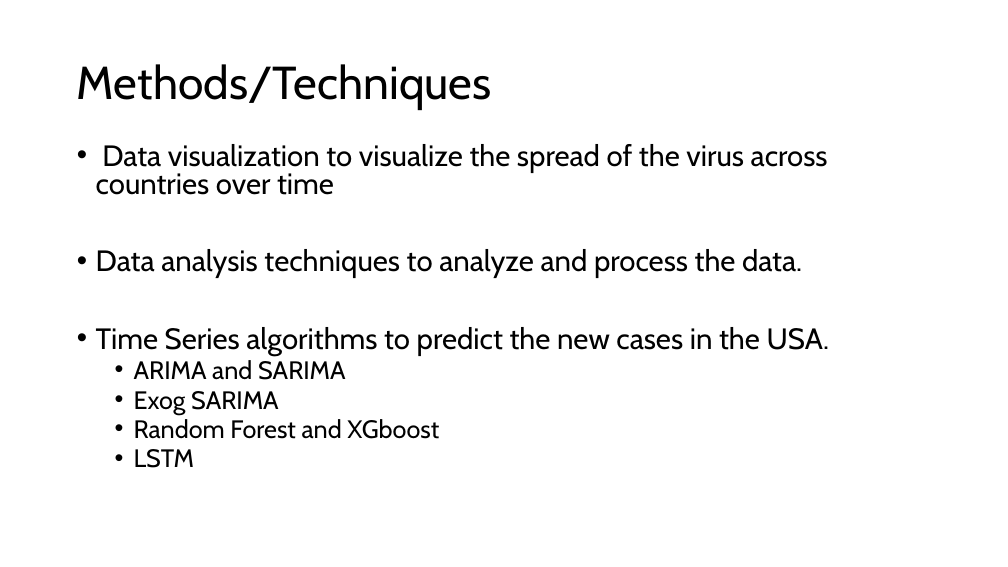
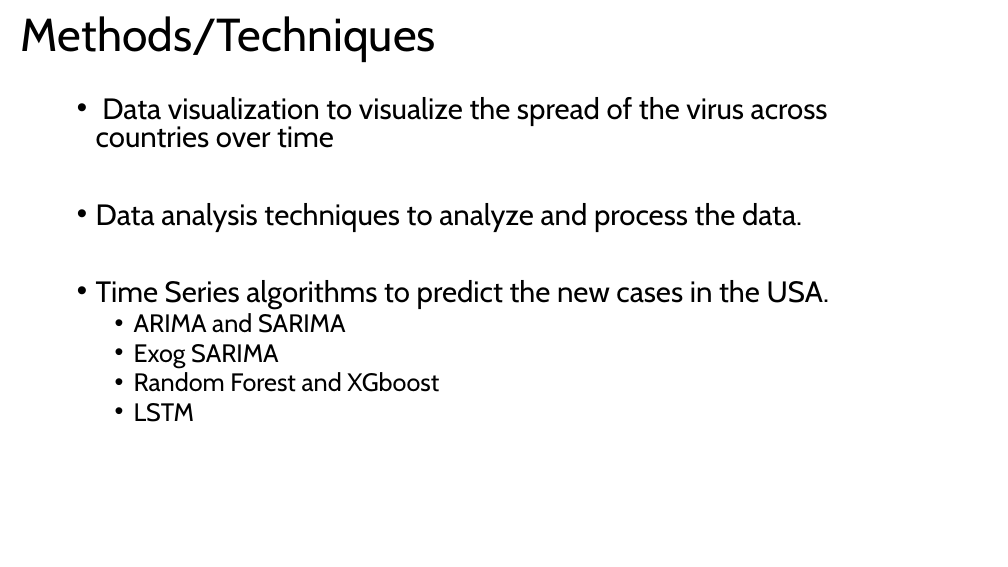
Before and after one commit to preetikumar20/Capstone_Covid19, a slide deck: slide 4 of Final_Capstone_Slides_PreetiDubey.pptx. Drawn at 1008x567 pixels with LibreOffice and Linux fonts; fonts in the diff are those of the drawing. Boxes give left, top, right and bottom in pixels: in the first picture for what was removed or moved away, otherwise in the second. Text is boxed around its words. In the diff, an @@ line names an element or a change of style, - is before the commit and + after.

```diff
--- a/Final_Capstone_Slides_PreetiDubey.pptx
+++ b/Final_Capstone_Slides_PreetiDubey.pptx
@@ title "Methods/Techniques": place and size @@
-title "Methods/Techniques" at [77,64,492,110]
+title "Methods/Techniques" at [21,16,436,62]
@@ text "Data visualization to visualize the ...": place and size @@
-text "Data visualization to visualize the ..." at [96,144,830,468]
+text "Data visualization to visualize the ..." at [96,97,830,422]
```
Also in this commit, not shown: 2 other slides changed, 5 slides added, 4 slides removed, 2 other files.
